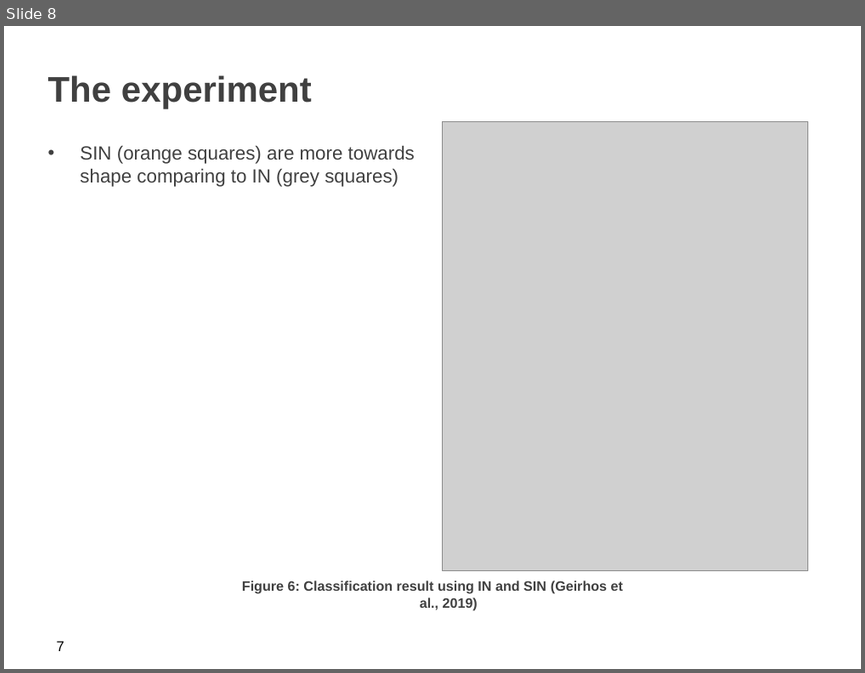
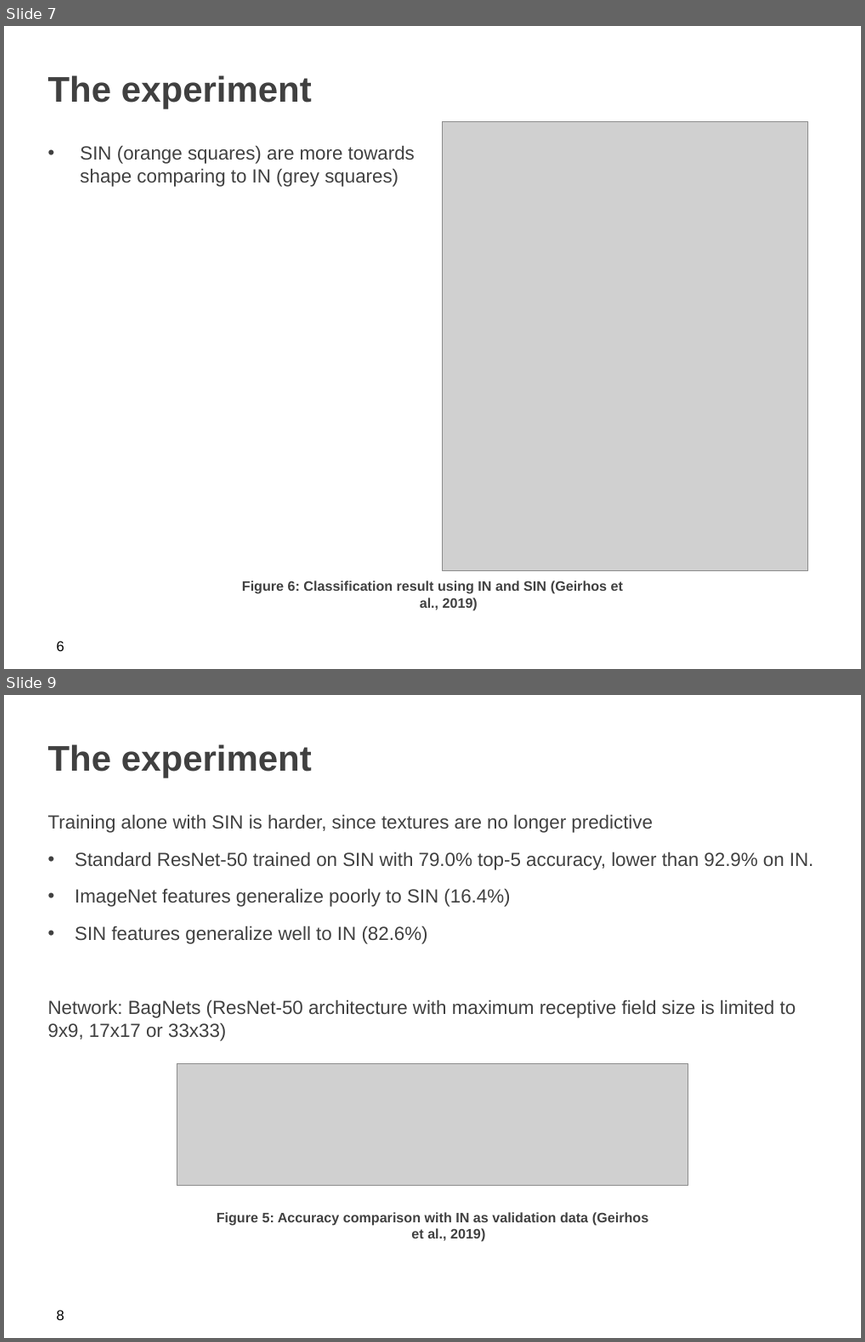
Before and after one commit to iamzifei/research, a slide deck: paper/ImageNet-trained CNNs are biased towards texture.pptx. Shown one above the other, each under a label of ours: slide 8 before the commit, slides 7 and 9 after it; the slides between them are not shown. The pictures are 865x673 and 865x1342 pixels, drawn with LibreOffice and Linux fonts; fonts in the diff are those of the drawing; grey boxes stand for pictures; background and template pictures are left out. Boxes give left, top, right and bottom in pixels: in the first picture for what was removed or moved away, otherwise in the second. Text is boxed around its words. In the diff, an @@ line names an element or a change of style, - is before the commit and + after.

```diff
--- a/paper/ImageNet-trained CNNs are biased towards texture.pptx
+++ b/paper/ImageNet-trained CNNs are biased towards texture.pptx
@@ slide 9 added at <box>4,695,861,1338</box>, background picture (left out) @@
@@ title added at <box>48,744,312,778</box>, 30 pt, text #404040, bold @@
+The experiment
@@ text added at <box>48,814,813,1041</box>, 16 pt, text #404040 @@
+Training alone with SIN is harder, since textures are no longer predictive
+• Standard ResNet-50 trained on SIN with 79.0% top-5 accuracy, lower than 92.9% on IN.
+• ImageNet features generalize poorly to SIN (16.4%)
+• SIN features generalize well to IN (82.6%)
+Network: BagNets (ResNet-50 architecture with maximum receptive field size is limited to 9x9, 17x17 or 33x33)
@@ picture added at <box>177,1063,688,1185</box> @@
@@ text added at <box>216,1212,648,1242</box>, 11.5 pt, text #404040, bold @@
+Figure 5: Accuracy comparison with IN as validation data (Geirhos et al., 2019)
@@ page number added at <box>57,1310,64,1320</box>, 12 pt, text #000000 @@
+8
@@ what was slide 8 is now slide 7 @@
@@ page number at <box>57,641,64,651</box>: text changed @@
-7
+6
```
Also in this commit, not shown: 2 slides changed, 3 other slides added, 1 other file.
